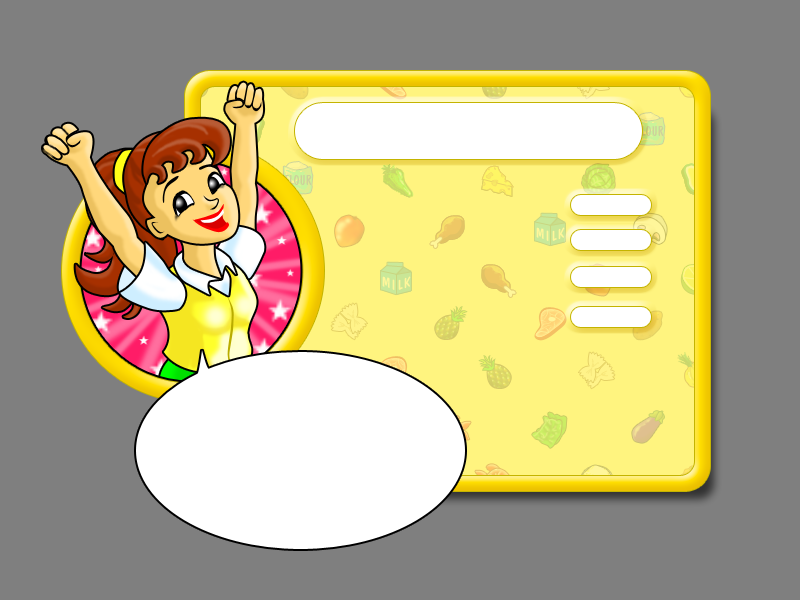
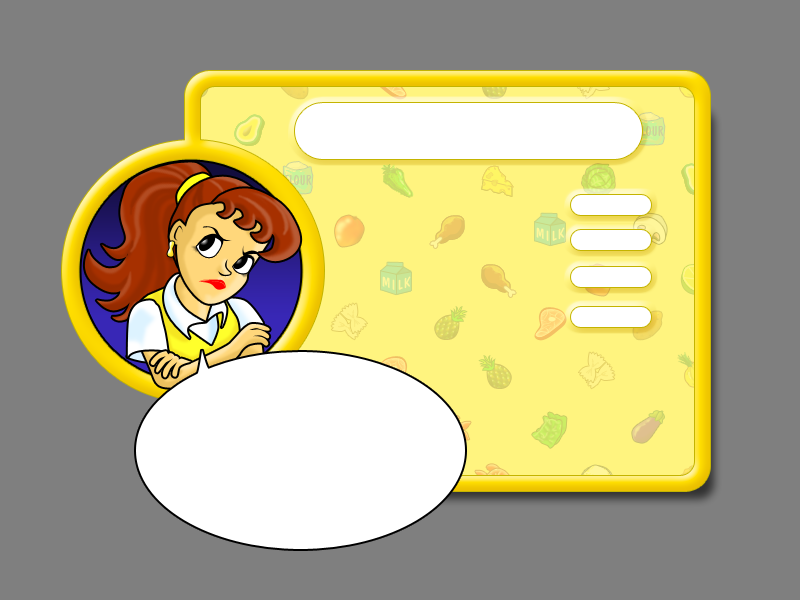
Layer changes from the first 800 x 600 image to the second:
hid group "Jenny expert" (47 layers) over [41, 80, 287, 332]
showed group "Jenny sad" (41 layers) over [111, 171, 303, 390]
added layer "Фигура 43 (копия)" in group "Jenny sad" over [167, 241, 175, 257]
hid group "Jane expert" (10 layers) over [64, 158, 303, 390]
showed group "Jane sad" (6 layers) over [75, 148, 303, 387]
